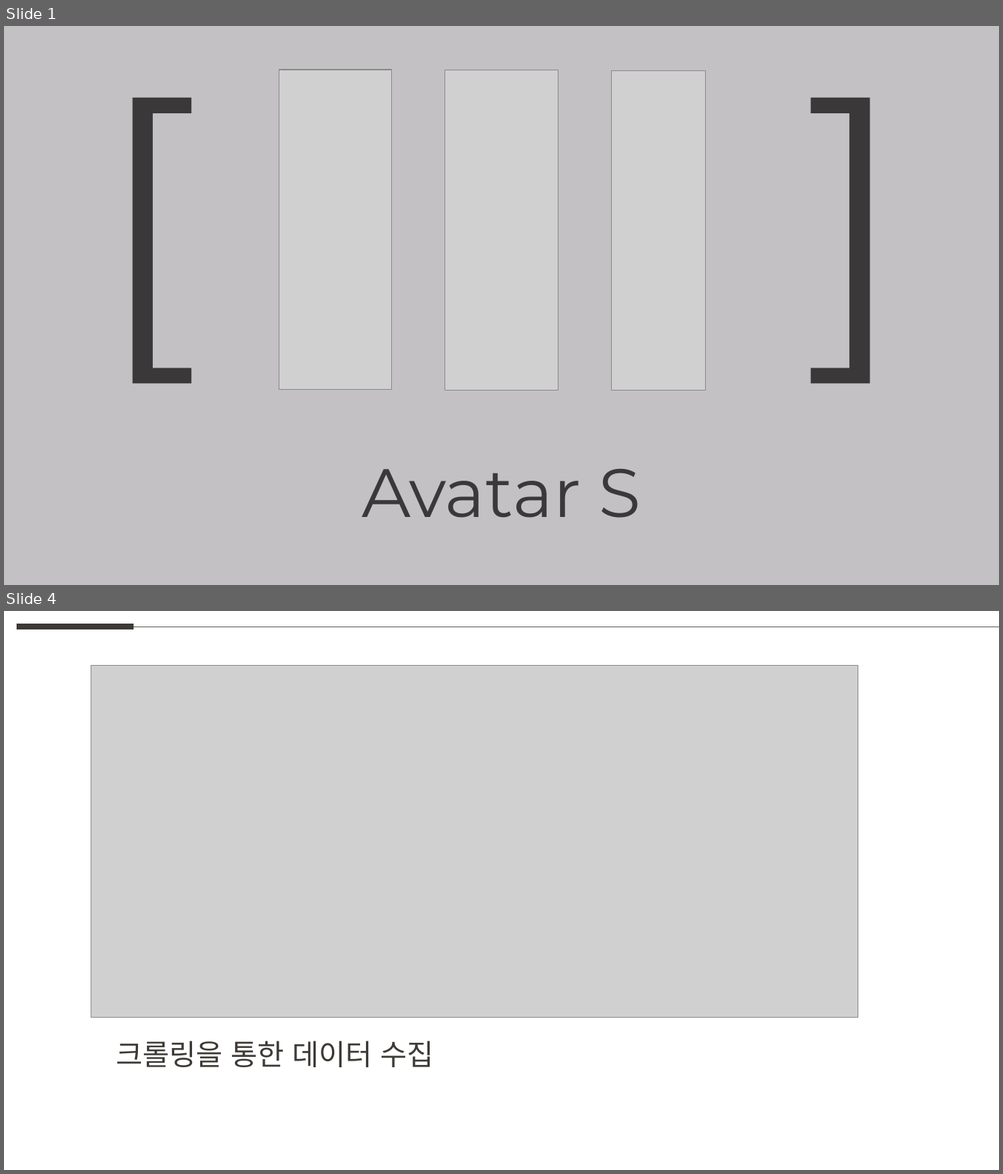
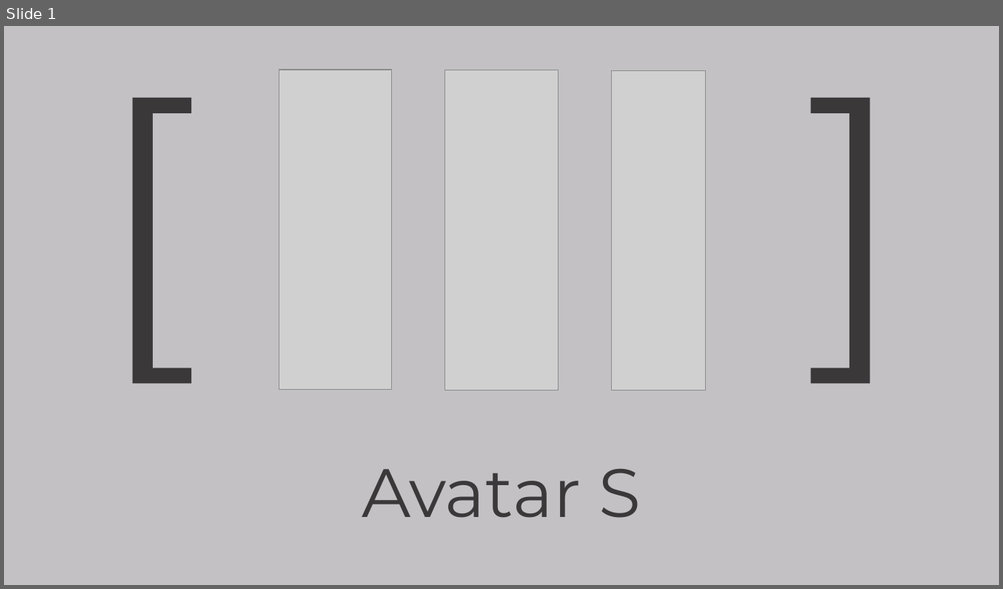
Before and after one commit to weaknessHero/Project_AvatarS, a slide deck: 발표자료/230202/LJHPPT.pptx. Shown one above the other, each under a label of ours: slides 1 and 4 before the commit, slide 1 after it; the slides between them are not shown. The pictures are 1003x1174 and 1003x589 pixels, drawn with LibreOffice and Linux fonts; fonts in the diff are those of the drawing; grey boxes stand for pictures. Boxes give left, top, right and bottom in pixels: in the first picture for what was removed or moved away, otherwise in the second. Text is boxed around its words. In the diff, an @@ line names an element or a change of style, - is before the commit and + after.

Commit message:
발표자료 업데이트

```diff
--- a/발표자료/230202/LJHPPT.pptx
+++ b/발표자료/230202/LJHPPT.pptx
@@ slide 4 removed at box(4, 611, 999, 1170), background #FFFFFF @@
@@ line removed from (17, 627) to (134, 627) @@
@@ line removed from (134, 627) to (999, 627) @@
@@ picture removed at box(91, 666, 857, 1017) @@
@@ text removed at box(116, 1041, 434, 1068) @@
-크롤링을 통한 데이터 수집
```
Also in this commit, not shown: 2 slides added, 7 other slides removed, 1 other file.
